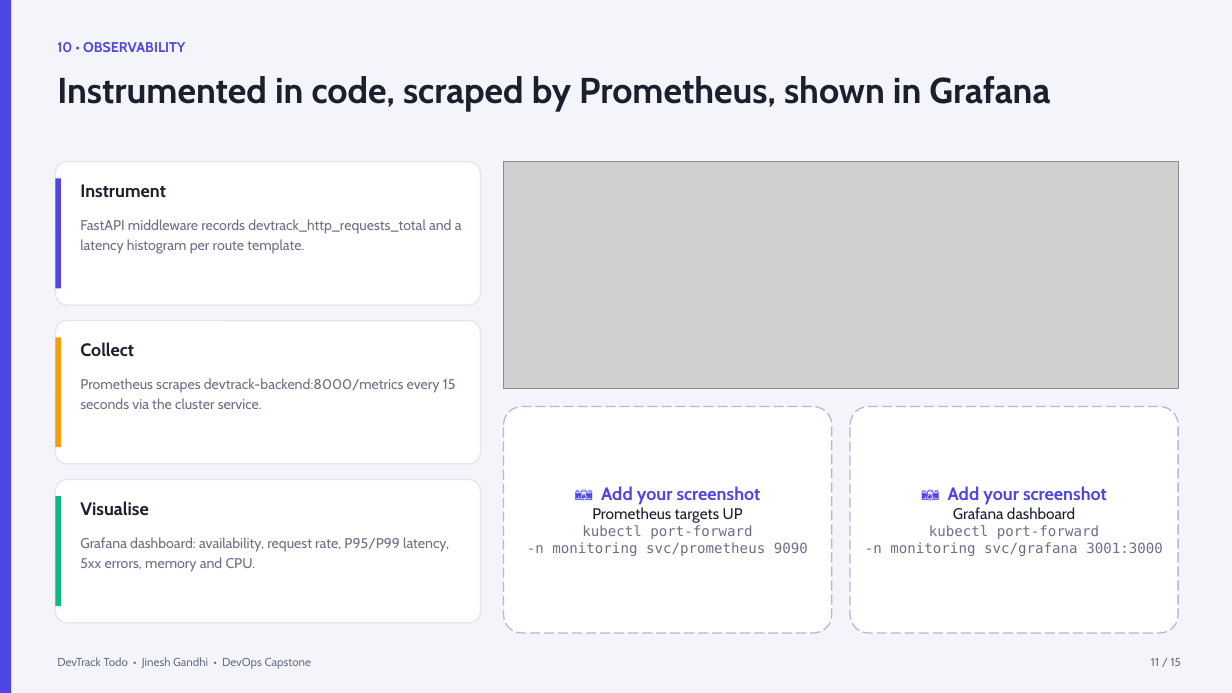
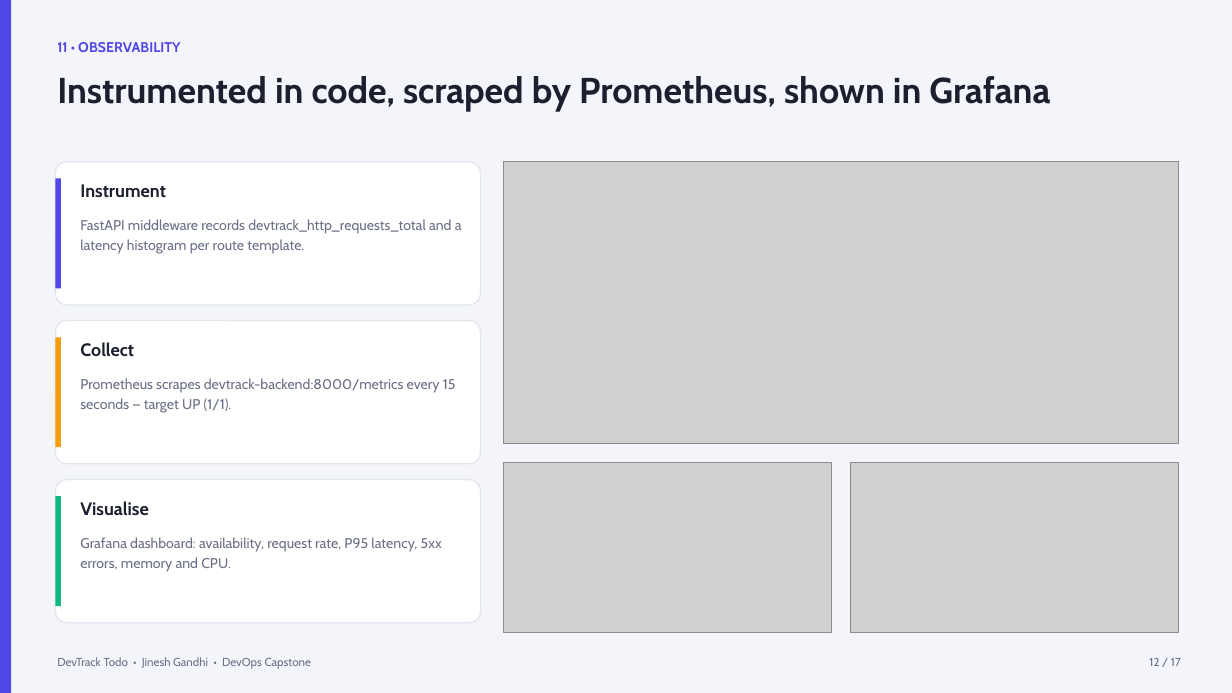
Before and after one commit to jineshgandhi79/Devops-capstone, a slide deck: slide 12 of demo/ppt/presentation.pptx (slide 11 before the commit). Drawn at 1232x693 pixels with LibreOffice and Linux fonts; fonts in the diff are those of the drawing; grey boxes stand for pictures. Boxes give left, top, right and bottom in pixels: in the first picture for what was removed or moved away, otherwise in the second. Text is boxed around its words. In the diff, an @@ line names an element or a change of style, - is before the commit and + after.

```diff
--- a/demo/ppt/presentation.pptx
+++ b/demo/ppt/presentation.pptx
@@ text at <box>57,42,180,52</box>: text changed @@
-10 • OBSERVABILITY
+11 • OBSERVABILITY
@@ picture: place and size @@
-picture at <box>504,162,1178,388</box>
+picture at <box>504,162,1178,444</box>
@@ text at <box>80,378,456,413</box>: text changed @@
-Prometheus scrapes devtrack-backend:8000/metrics every 15 seconds via the cluster service.
+Prometheus scrapes devtrack-backend:8000/metrics every 15 seconds — target UP (1/1).
@@ rounded rectangle removed at <box>504,407,832,633</box> @@
-📷 Add your screenshot
-Prometheus targets UP
-kubectl port-forward
--n monitoring svc/prometheus 9090
@@ rounded rectangle removed at <box>850,407,1178,633</box> @@
-📷 Add your screenshot
-Grafana dashboard
-kubectl port-forward
--n monitoring svc/grafana 3001:3000
@@ picture added at <box>504,462,832,633</box> @@
@@ picture added at <box>850,462,1178,633</box> @@
@@ text at <box>80,537,442,572</box>: text changed @@
-Grafana dashboard: availability, request rate, P95/P99 latency, 5xx errors, memory and CPU.
+Grafana dashboard: availability, request rate, P95 latency, 5xx errors, memory and CPU.
@@ text at <box>1149,658,1181,666</box>: text changed @@
-11 / 15
+12 / 17
```
Also in this commit, not shown: 11 other slides changed, 3 slides added, 1 slide removed, 16 other files.
